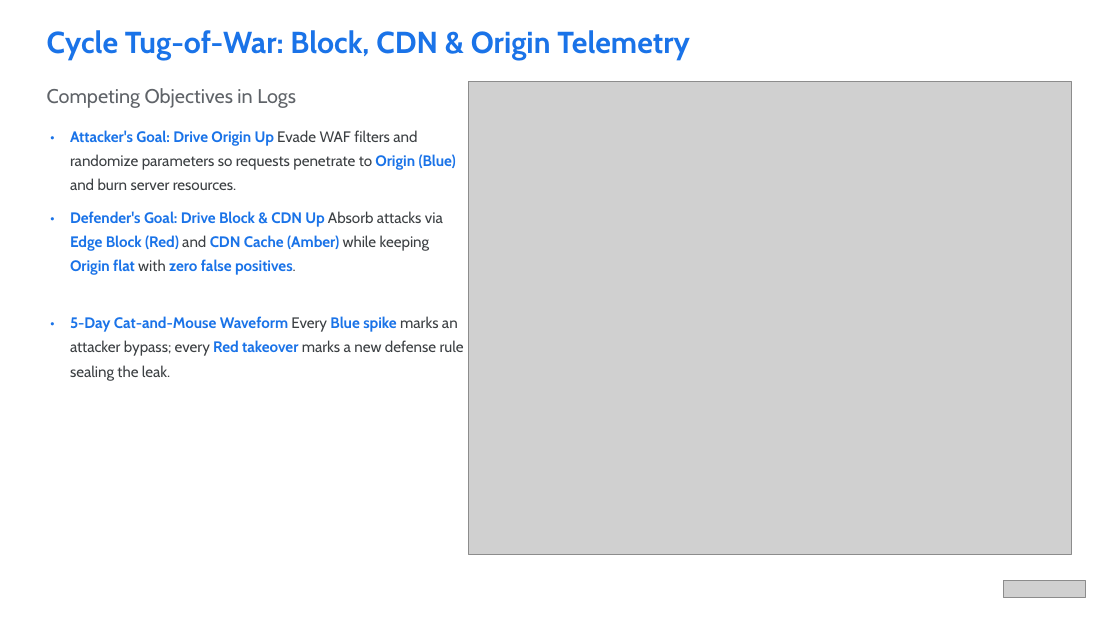
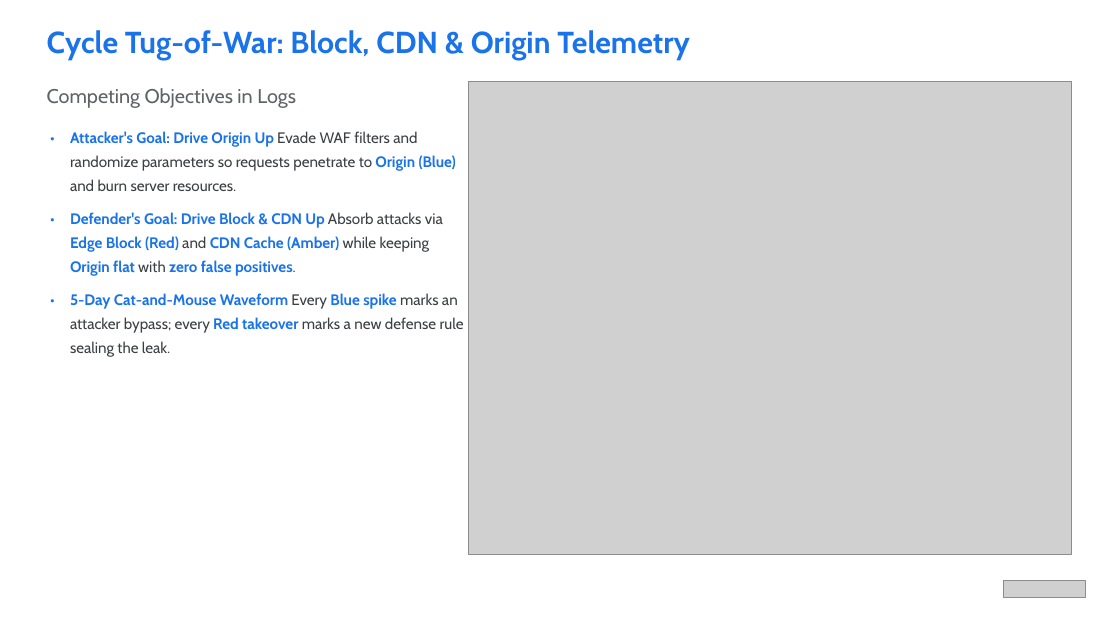
Before and after one commit to yuichi110/drawlib-examples, a slide deck: slide 10 of docs/ddos-incident-response/ddos-incident-response_en.pptx. Drawn at 1120x630 pixels with LibreOffice and Linux fonts; fonts in the diff are those of the drawing; grey boxes stand for pictures. Boxes give left, top, right and bottom in pixels: in the first picture for what was removed or moved away, otherwise in the second. Text is boxed around its words. In the diff, an @@ line names an element or a change of style, - is before the commit and + after.

```diff
--- a/docs/ddos-incident-response/ddos-incident-response_en.pptx
+++ b/docs/ddos-incident-response/ddos-incident-response_en.pptx
@@ text "• 5-Day Cat-and-Mouse Waveform Every ...": place and size @@
-text "• 5-Day Cat-and-Mouse Waveform Every ..." at box(70, 316, 464, 381)
+text "• 5-Day Cat-and-Mouse Waveform Every ..." at box(70, 293, 464, 357)
```
Also in this commit, not shown: 1 other slide changed, 16 other files.
